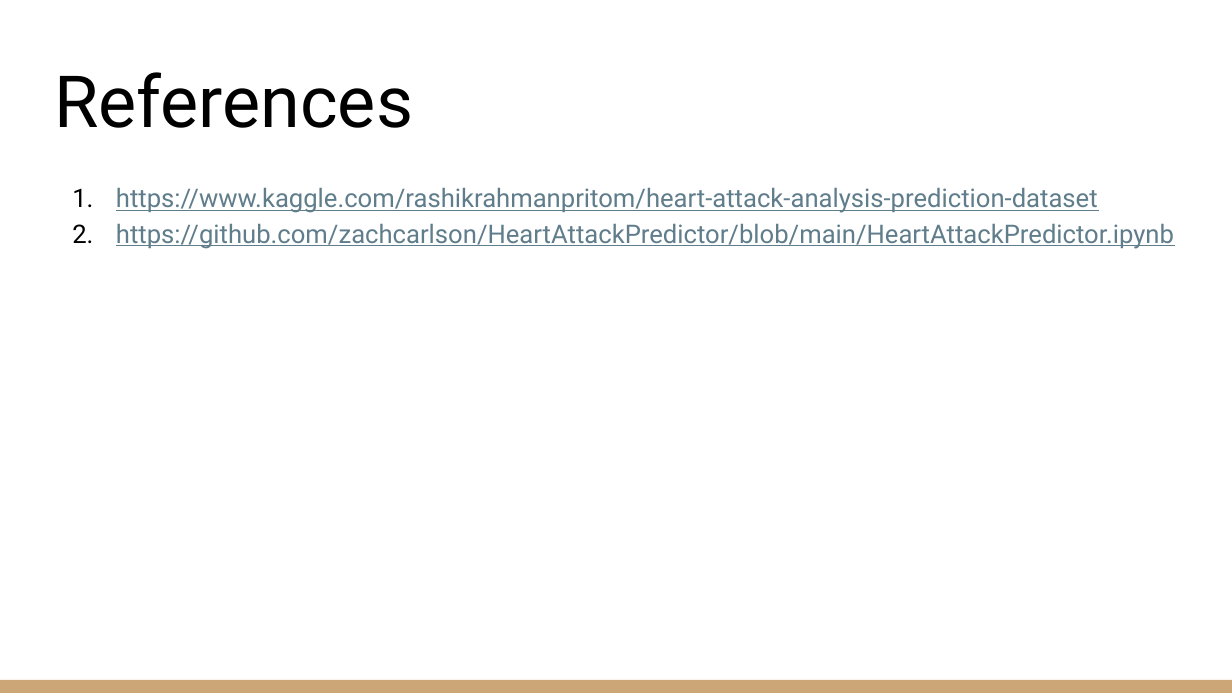
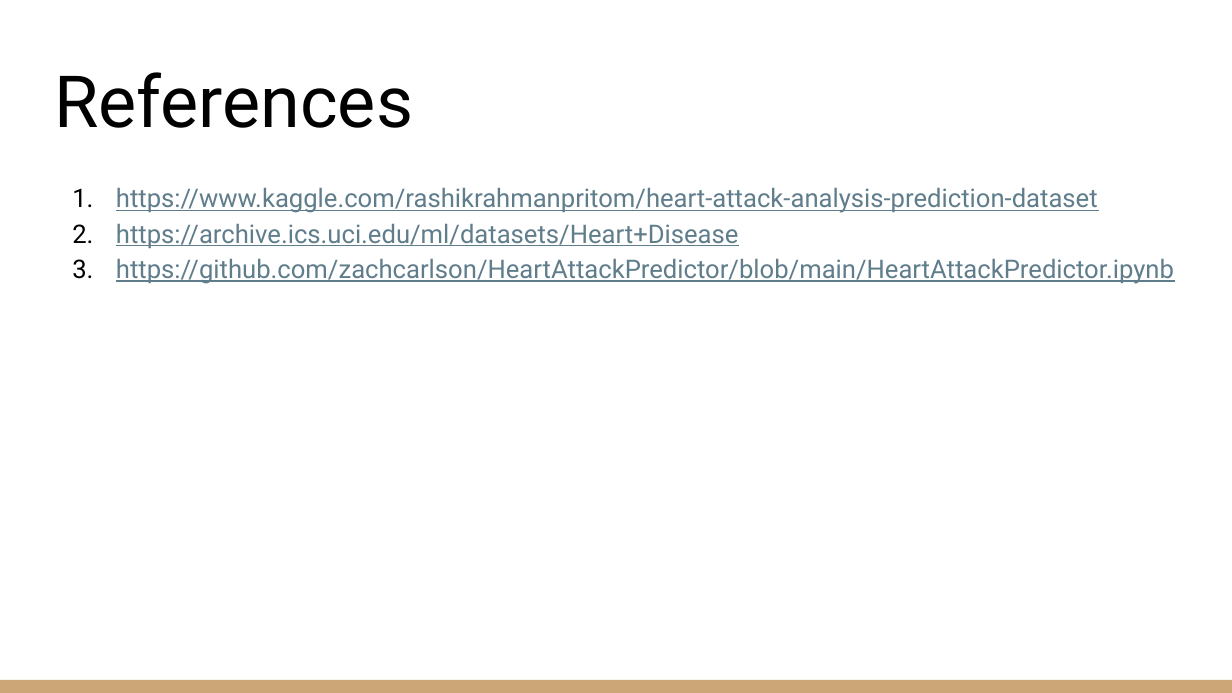
Before and after one commit to zachcarlson/HeartAttackPredictor, a slide deck: slide 25 of documents/DSCI 631 Final Project Presentation.pptx (slide 23 before the commit). Drawn at 1232x693 pixels with LibreOffice and Linux fonts; fonts in the diff are those of the drawing. Boxes give left, top, right and bottom in pixels: in the first picture for what was removed or moved away, otherwise in the second. Text is boxed around its words. In the diff, an @@ line names an element or a change of style, - is before the commit and + after.

```diff
--- a/documents/DSCI 631 Final Project Presentation.pptx
+++ b/documents/DSCI 631 Final Project Presentation.pptx
@@ text at [116, 224, 739, 248]: paragraph added @@
+2. https://archive.ics.uci.edu/ml/datasets/Heart+Disease
```
Also in this commit, not shown: 3 other slides changed, 2 slides added, 3 other files.
